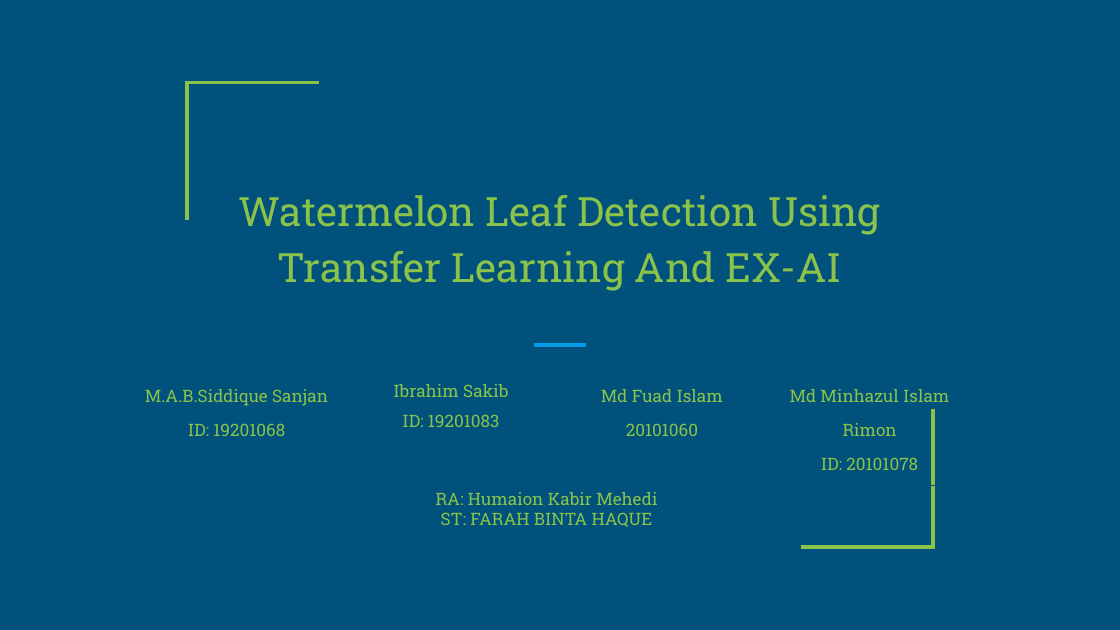
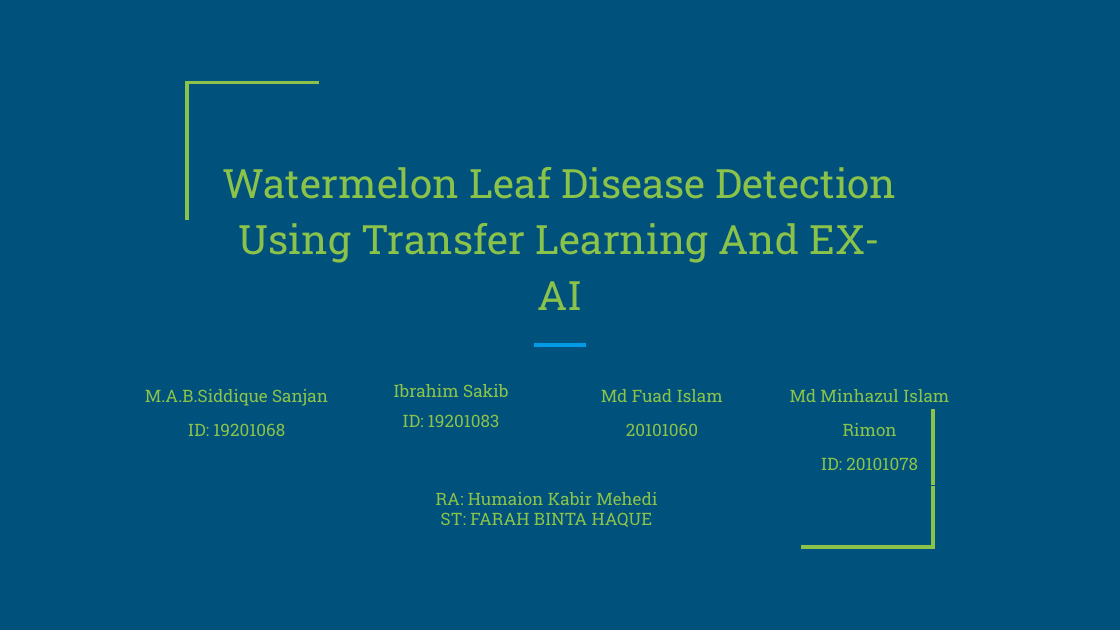
Before and after one commit to mdFuadIslam/cse438, a slide deck: slide 1 of Submission5/Slide.pptx. Drawn at 1120x630 pixels with LibreOffice and Linux fonts; fonts in the diff are those of the drawing. Boxes give left, top, right and bottom in pixels: in the first picture for what was removed or moved away, otherwise in the second. Text is boxed around its words. In the diff, an @@ line names an element or a change of style, - is before the commit and + after.

```diff
--- a/Submission5/Slide.pptx
+++ b/Submission5/Slide.pptx
@@ title at (x1=222, y1=167, x2=897, y2=310): text changed @@
-Watermelon Leaf Detection Using Transfer Learning And EX-AI
+Watermelon Leaf Disease Detection Using Transfer Learning And EX-AI
```
Also in this commit, not shown: 4 other files.
